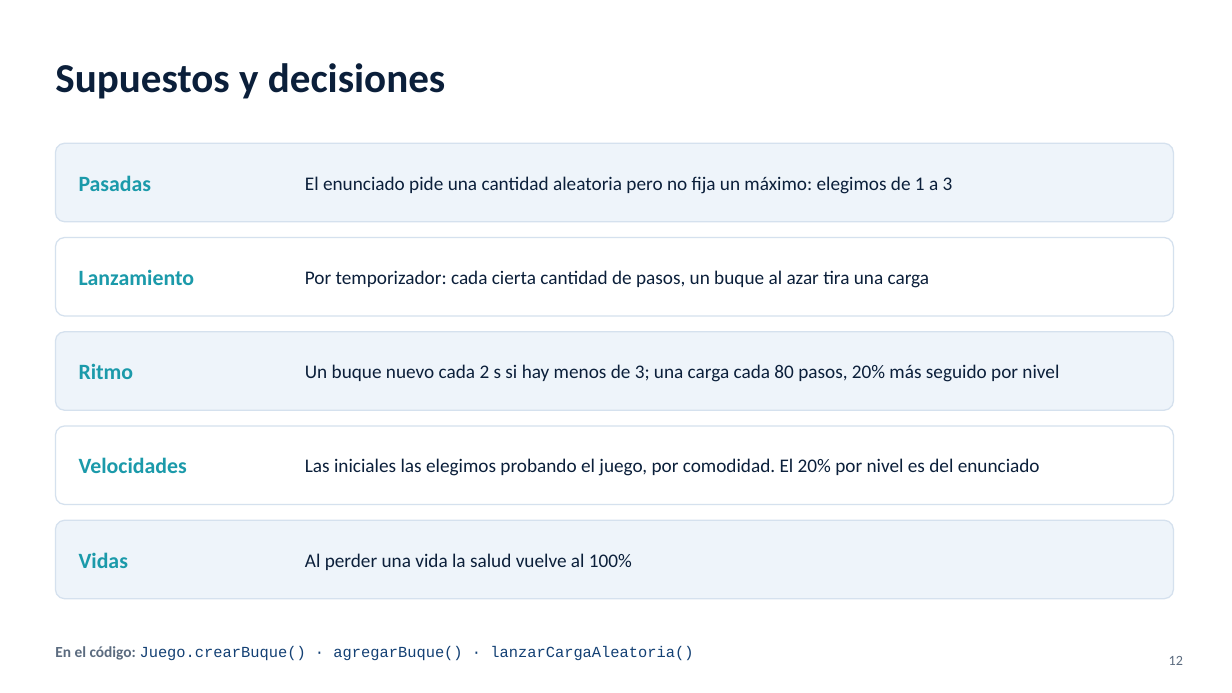
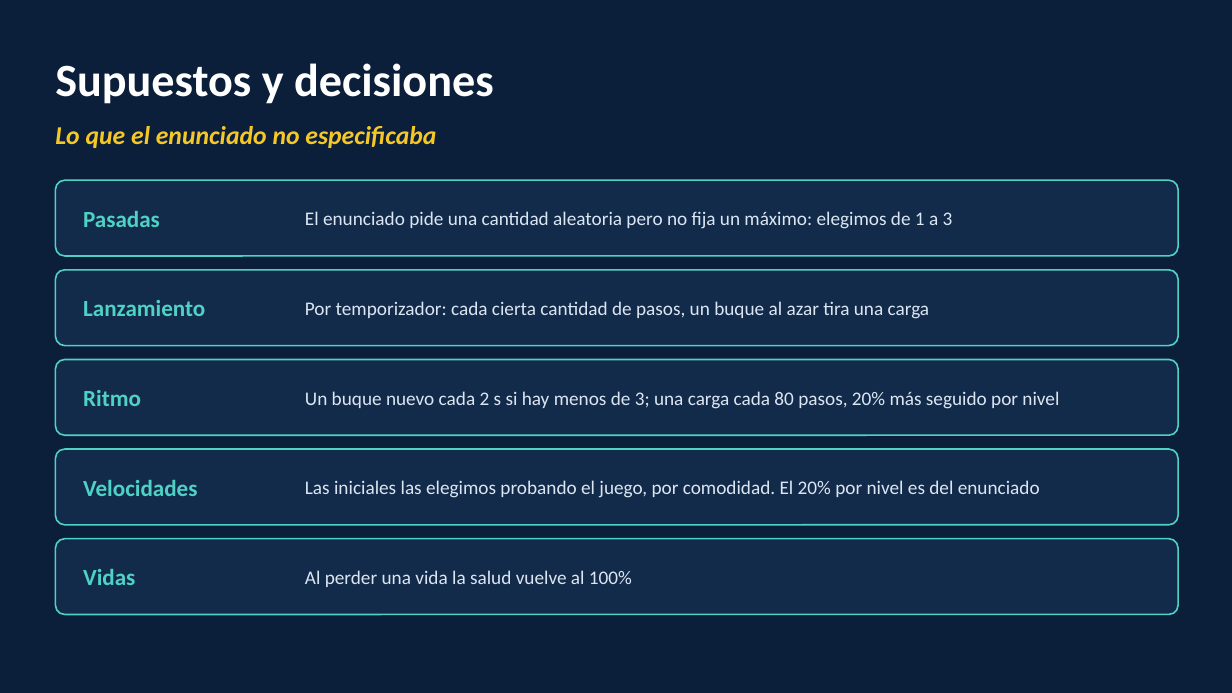
Before and after one commit to dypenaloza/TPO_Submarine_Attack, a slide deck: slide 12 of docs/Presentacion_Submarine_Attack.pptx. Drawn at 1232x693 pixels with LibreOffice and Linux fonts; fonts in the diff are those of the drawing; background and template pictures are left out. Boxes give left, top, right and bottom in pixels: in the first picture for what was removed or moved away, otherwise in the second. Text is boxed around its words. In the diff, an @@ line names an element or a change of style, - is before the commit and + after.

```diff
--- a/docs/Presentacion_Submarine_Attack.pptx
+++ b/docs/Presentacion_Submarine_Attack.pptx
@@ background #FFFFFF to picture (left out) @@
@@ rectangle added at [0, 0, 1232, 693], fill #0B1F3A at 94% opacity @@
@@ text "Supuestos y decisiones" at [55, 63, 494, 104]: size 32 to 36 pt, text colour #0B1F3A to #FFFFFF @@
@@ rounded rectangle removed at [55, 143, 1174, 222] @@
@@ text added at [55, 126, 436, 148], 20 pt, text #F5C828, bold, italic @@
+Lo que el enunciado no especificaba
@@ rounded rectangle: place and size @@
-rounded rectangle at [55, 238, 1174, 316]
+rounded rectangle at [55, 180, 1178, 256]
@@ rounded rectangle at [55, 180, 1178, 256]: fill #FFFFFF to #132B4A; outline #D5E1EE 1 pt to #4FD1C5 1.25 pt; proportions changed @@
@@ size 17 to 18 pt, text colour #1B9AAA to #4FD1C5 in 5 elements at [83, 569, 135, 585], [83, 480, 197, 496], [83, 390, 141, 406], [83, 300, 205, 316], [83, 211, 160, 227] @@
@@ text "Pasadas": place and size @@
-text "Pasadas" at [79, 175, 152, 191]
+text "Pasadas" at [83, 211, 160, 227]
@@ text colour #0B1F3A to #DCE6F2 in 5 elements at [305, 570, 632, 587], [305, 480, 1040, 498], [305, 391, 1059, 409], [305, 301, 930, 319], [305, 211, 953, 229] @@
@@ text "El enunciado pide una cantidad ...": place and size @@
-text "El enunciado pide una cantidad ..." at [305, 176, 953, 194]
+text "El enunciado pide una cantidad ..." at [305, 211, 953, 229]
@@ rounded rectangle: place and size @@
-rounded rectangle at [55, 332, 1174, 410]
+rounded rectangle at [55, 270, 1178, 346]
@@ rounded rectangle at [55, 270, 1178, 346]: fill #EEF4FA to #132B4A; outline #D5E1EE 1 pt to #4FD1C5 1.25 pt; proportions changed @@
@@ text "Lanzamiento": place and size @@
-text "Lanzamiento" at [79, 269, 195, 285]
+text "Lanzamiento" at [83, 300, 205, 316]
@@ text "Por temporizador: cada cierta cantidad ...": place and size @@
-text "Por temporizador: cada cierta cantidad ..." at [305, 270, 930, 288]
+text "Por temporizador: cada cierta cantidad ..." at [305, 301, 930, 319]
@@ rounded rectangle at [55, 360, 1178, 435]: fill #FFFFFF to #132B4A; outline #D5E1EE 1 pt to #4FD1C5 1.25 pt; proportions changed @@
@@ rounded rectangle: place and size @@
-rounded rectangle at [55, 426, 1174, 505]
+rounded rectangle at [55, 360, 1178, 435]
@@ text "Ritmo": place and size @@
-text "Ritmo" at [79, 363, 134, 379]
+text "Ritmo" at [83, 390, 141, 406]
@@ text "Un buque nuevo cada 2 ...": place and size @@
-text "Un buque nuevo cada 2 ..." at [305, 364, 1059, 382]
+text "Un buque nuevo cada 2 ..." at [305, 391, 1059, 409]
@@ rounded rectangle at [55, 449, 1178, 525]: fill #EEF4FA to #132B4A; outline #D5E1EE 1 pt to #4FD1C5 1.25 pt; proportions changed @@
@@ rounded rectangle: place and size @@
-rounded rectangle at [55, 520, 1174, 599]
+rounded rectangle at [55, 449, 1178, 525]
@@ text "Velocidades": place and size @@
-text "Velocidades" at [79, 457, 187, 473]
+text "Velocidades" at [83, 480, 197, 496]
@@ text "Las iniciales las elegimos probando ...": place and size @@
-text "Las iniciales las elegimos probando ..." at [305, 458, 1040, 476]
+text "Las iniciales las elegimos probando ..." at [305, 480, 1040, 498]
@@ rounded rectangle added at [55, 539, 1178, 615], fill #132B4A, outline #4FD1C5 1.25 pt @@
@@ text "Vidas": place and size @@
-text "Vidas" at [79, 552, 128, 568]
+text "Vidas" at [83, 569, 135, 585]
@@ text "Al perder una vida la ...": place and size @@
-text "Al perder una vida la ..." at [305, 553, 632, 570]
+text "Al perder una vida la ..." at [305, 570, 632, 587]
@@ text removed at [55, 646, 693, 661] @@
-En el código: Juego.crearBuque() · agregarBuque() · lanzarCargaAleatoria()
@@ page number removed at [1169, 656, 1183, 665] @@
-12
```
Also in this commit, not shown: 7 other slides changed, 3 slides added, 3 slides removed, 1 other file.
